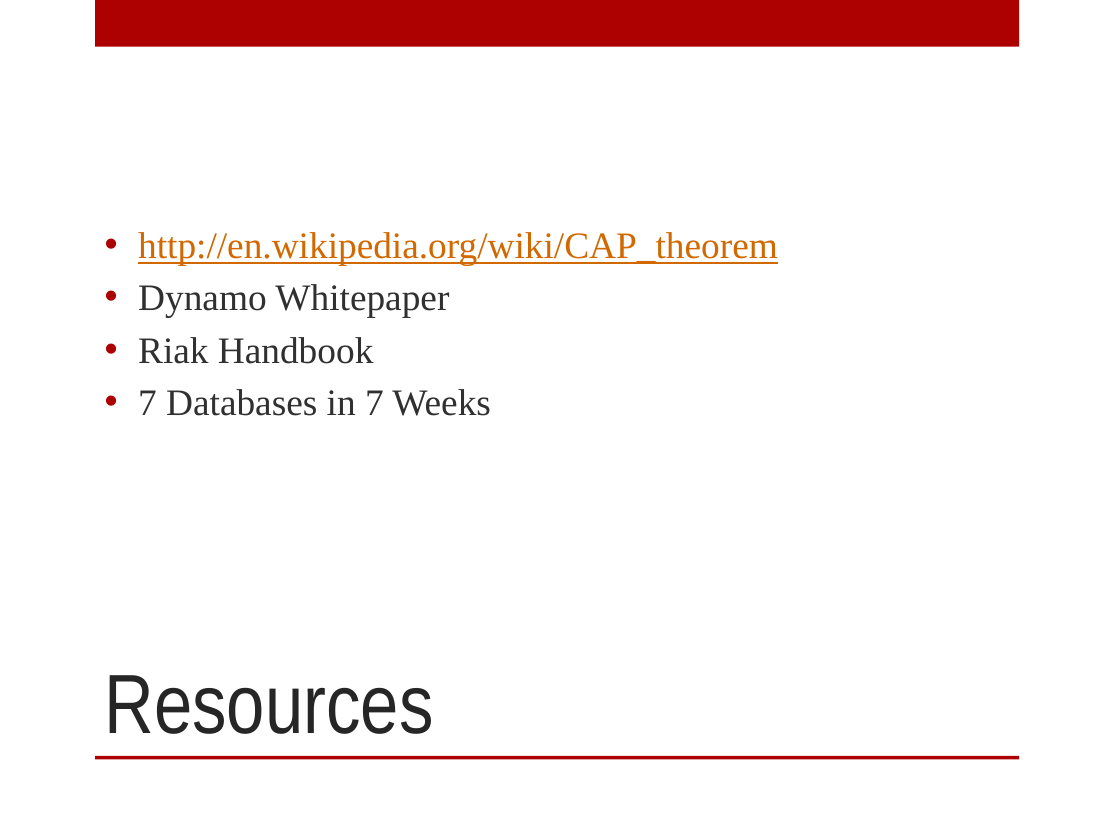
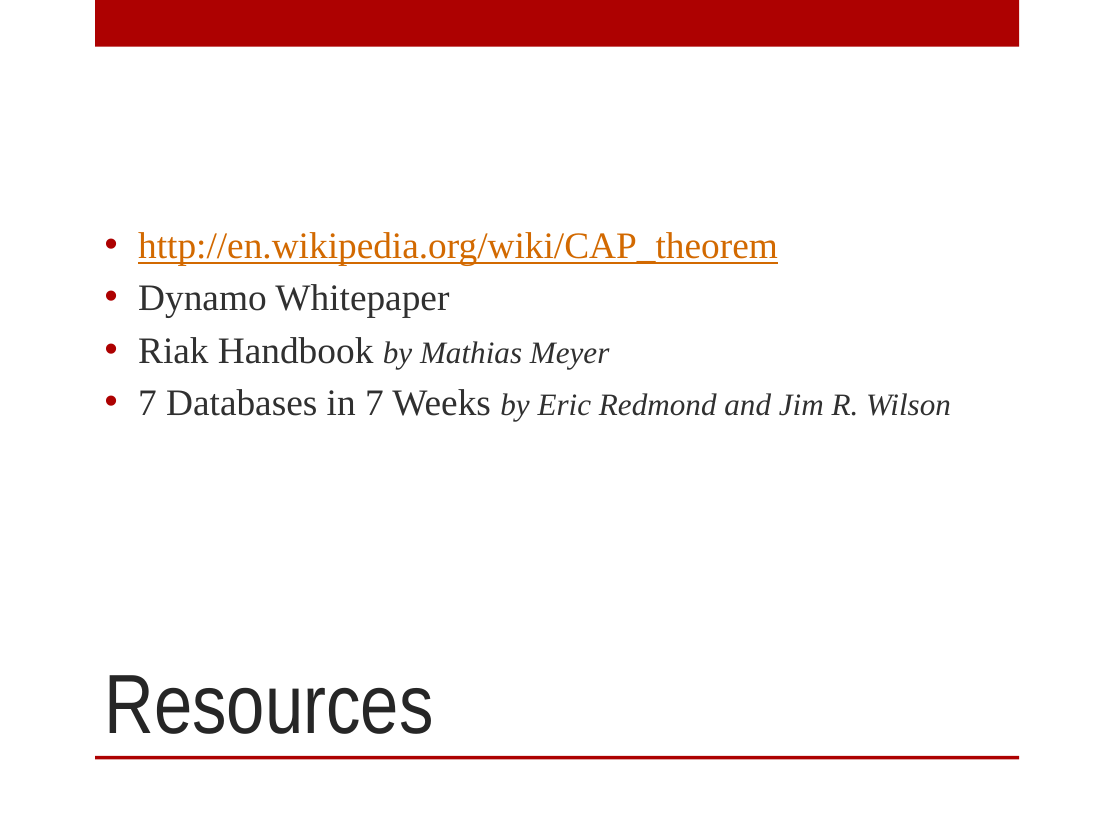
Before and after one commit to digitalBush/nosql-smackdown-talk, a slide deck: slide 59 of nosql-smackdown.pptx. Drawn at 1120x840 pixels with LibreOffice and Linux fonts; fonts in the diff are those of the drawing. Boxes give left, top, right and bottom in pixels: in the first picture for what was removed or moved away, otherwise in the second. Text is boxed around its words. In the diff, an @@ line names an element or a change of style, - is before the commit and + after.

```diff
--- a/nosql-smackdown.pptx
+++ b/nosql-smackdown.pptx
@@ text at (138, 337, 951, 421): text changed; size 24 to 20 pt; italic on @@
-• Riak Handbook
-• 7 Databases in 7 Weeks
+• Riak Handbook by Mathias Meyer
+• 7 Databases in 7 Weeks by Eric Redmond and Jim R. Wilson
```
Also in this commit, not shown: 7 other slides changed, 1 slide added.
